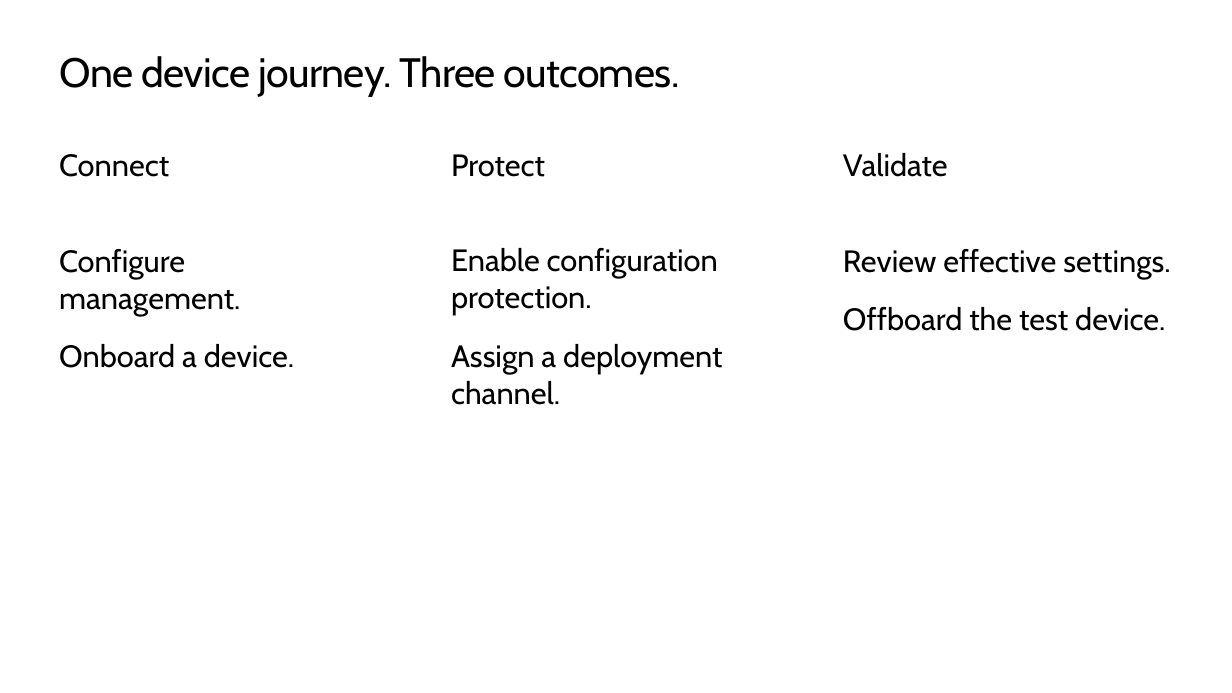
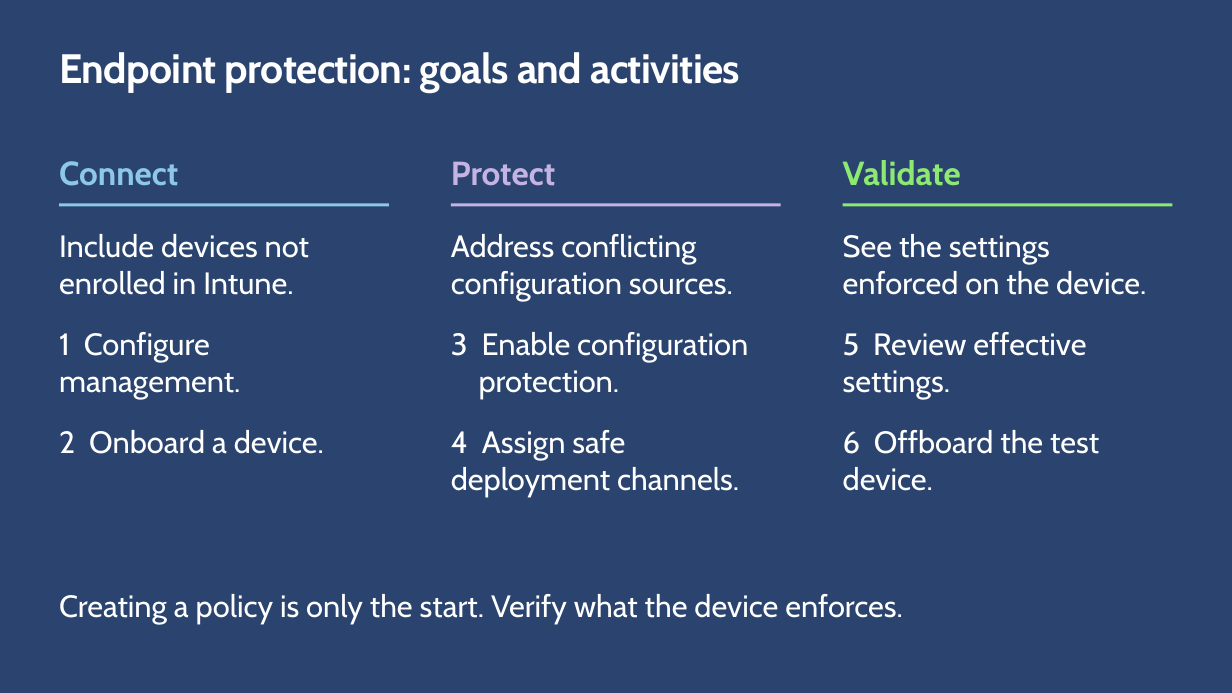
Before and after one commit to microsoft/ignite26-LAB712, a slide deck: slide 2 of docs/slides/LAB712-context-Ignite-2026.pptx (slide 4 before the commit). Drawn at 1232x693 pixels with LibreOffice and Linux fonts; fonts in the diff are those of the drawing; background and template pictures are left out. Boxes give left, top, right and bottom in pixels: in the first picture for what was removed or moved away, otherwise in the second. Text is boxed around its words. In the diff, an @@ line names an element or a change of style, - is before the commit and + after.

```diff
--- a/docs/slides/LAB712-context-Ignite-2026.pptx
+++ b/docs/slides/LAB712-context-Ignite-2026.pptx
@@ background #FFFFFF to #2A446F @@
@@ title at (59, 52, 740, 93): text changed; text colour #000000 to #FFFFFF; bold on @@
-One device journey. Three outcomes.
+Endpoint protection: goals and activities
@@ text "Connect": place and size @@
-text "Connect" at (59, 154, 169, 177)
+text "Connect" at (59, 161, 178, 186)
@@ text "Connect" at (59, 161, 178, 186): size 24 to 26 pt, text colour #000000 to #8DC8E8, bold on; more space between paragraphs @@
@@ text "Protect": place and size @@
-text "Protect" at (451, 154, 545, 177)
+text "Protect" at (451, 161, 555, 186)
@@ text "Protect" at (451, 161, 555, 186): size 24 to 26 pt, text colour #000000 to #C5B4E3, bold on; more space between paragraphs @@
@@ text "Validate": place and size @@
-text "Validate" at (843, 153, 948, 177)
+text "Validate" at (843, 160, 961, 186)
@@ text "Validate" at (843, 160, 961, 186): size 24 to 26 pt, text colour #000000 to #8DE971, bold on; more space between paragraphs @@
@@ rectangle added at (59, 203, 389, 207), fill #8DC8E8 @@
@@ rectangle added at (451, 203, 781, 207), fill #C5B4E3 @@
@@ rectangle added at (843, 203, 1173, 207), fill #8DE971 @@
@@ text at (59, 234, 324, 454): text changed; text colour #000000 to #FFFFFF @@
-Configure
-management.
-Onboard a device.
+Include devices not
+enrolled in Intune.
+1 Configure management.
+2 Onboard a device.
@@ text at (451, 234, 748, 496): text changed; text colour #000000 to #FFFFFF @@
-Enable configuration protection.
-Assign a deployment channel.
+Address conflicting
+configuration sources.
+3 Enable configuration
+protection.
+4 Assign safe deployment channels.
@@ text at (843, 234, 1146, 491): text changed; text colour #000000 to #FFFFFF @@
-Review effective settings.
-Offboard the test device.
+See the settings
+enforced on the device.
+5 Review effective settings.
+6 Offboard the test device.
@@ text added at (59, 594, 903, 624), 24 pt, text #FFFFFF @@
+Creating a policy is only the start. Verify what the device enforces.
```
Also in this commit, not shown: 5 other slides changed, 2 slides removed, 2 other files.
